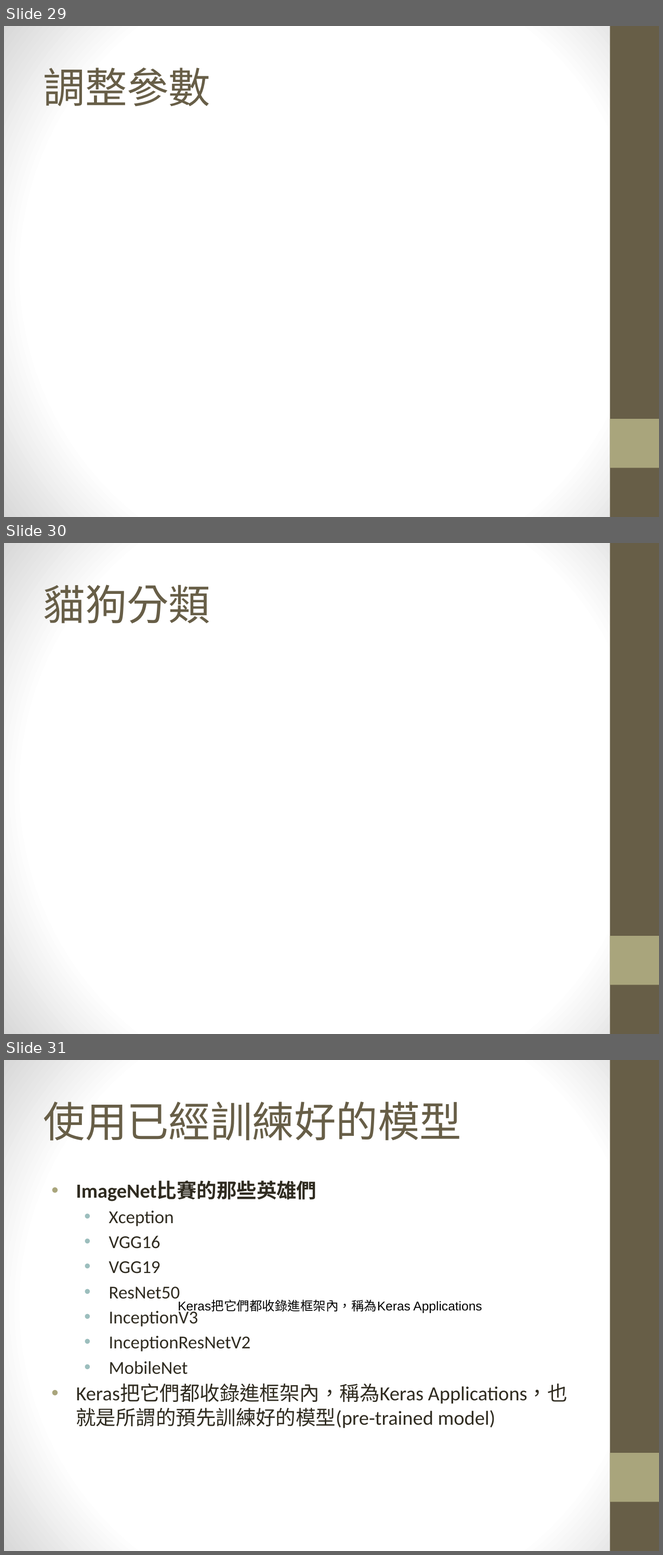
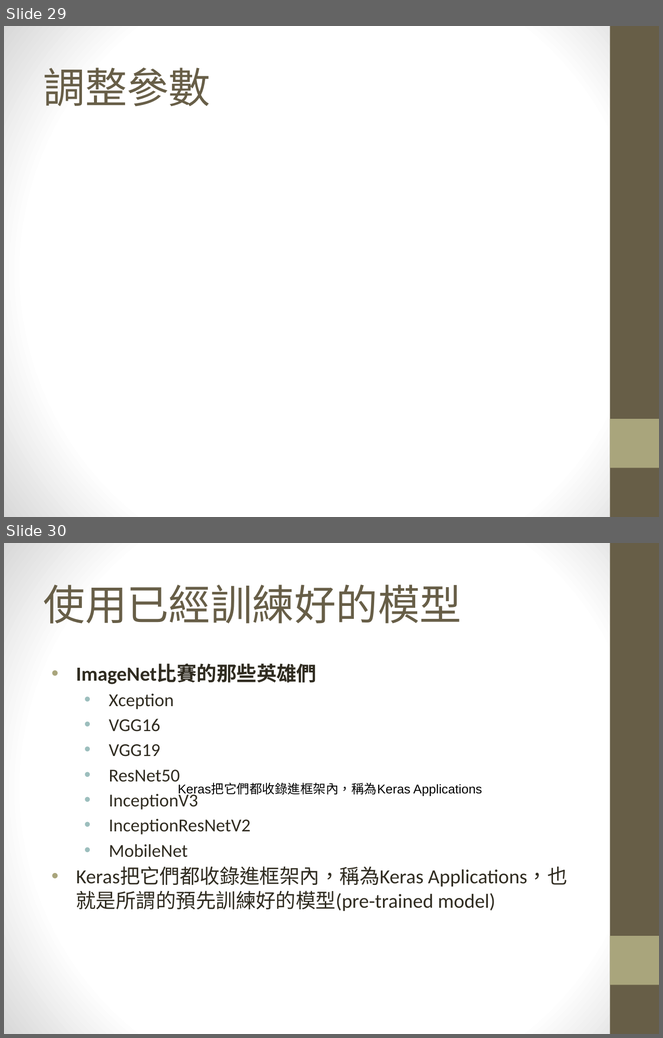
Before and after one commit to maloyang/KH20220820_Python_ML_DL, a slide deck: W06/W06.pptx. Shown one above the other, each under a label of ours: slides 29, 30 and 31 before the commit, slides 29 and 30 after it. The pictures are 663x1555 and 663x1038 pixels, drawn with LibreOffice and Linux fonts; fonts in the diff are those of the drawing. Boxes give left, top, right and bottom in pixels: in the first picture for what was removed or moved away, otherwise in the second. Text is boxed around its words. In the diff, an @@ line names an element or a change of style, - is before the commit and + after.

```diff
--- a/W06/W06.pptx
+++ b/W06/W06.pptx
@@ slide 30 removed at box(4, 543, 659, 1034), background gradient #FFFFFF to #D8D8D8; not listed: 2 template elements that a slide beside it also shows @@
@@ title removed at box(44, 585, 211, 624) @@
-貓狗分類
@@ what was slide 31 is now slide 30 @@
```
Also in this commit, not shown: 2 other slides removed, 1 other file.
